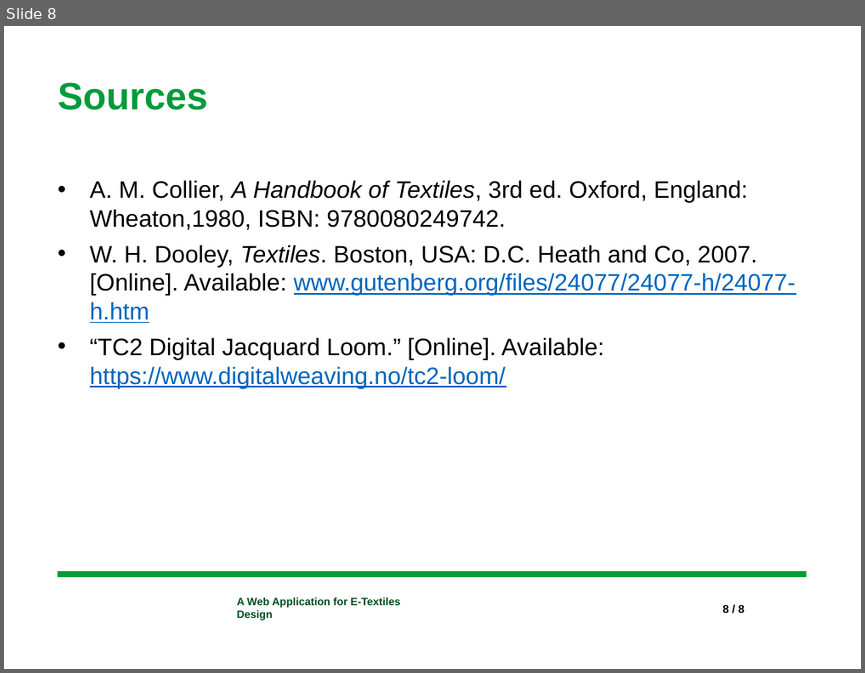
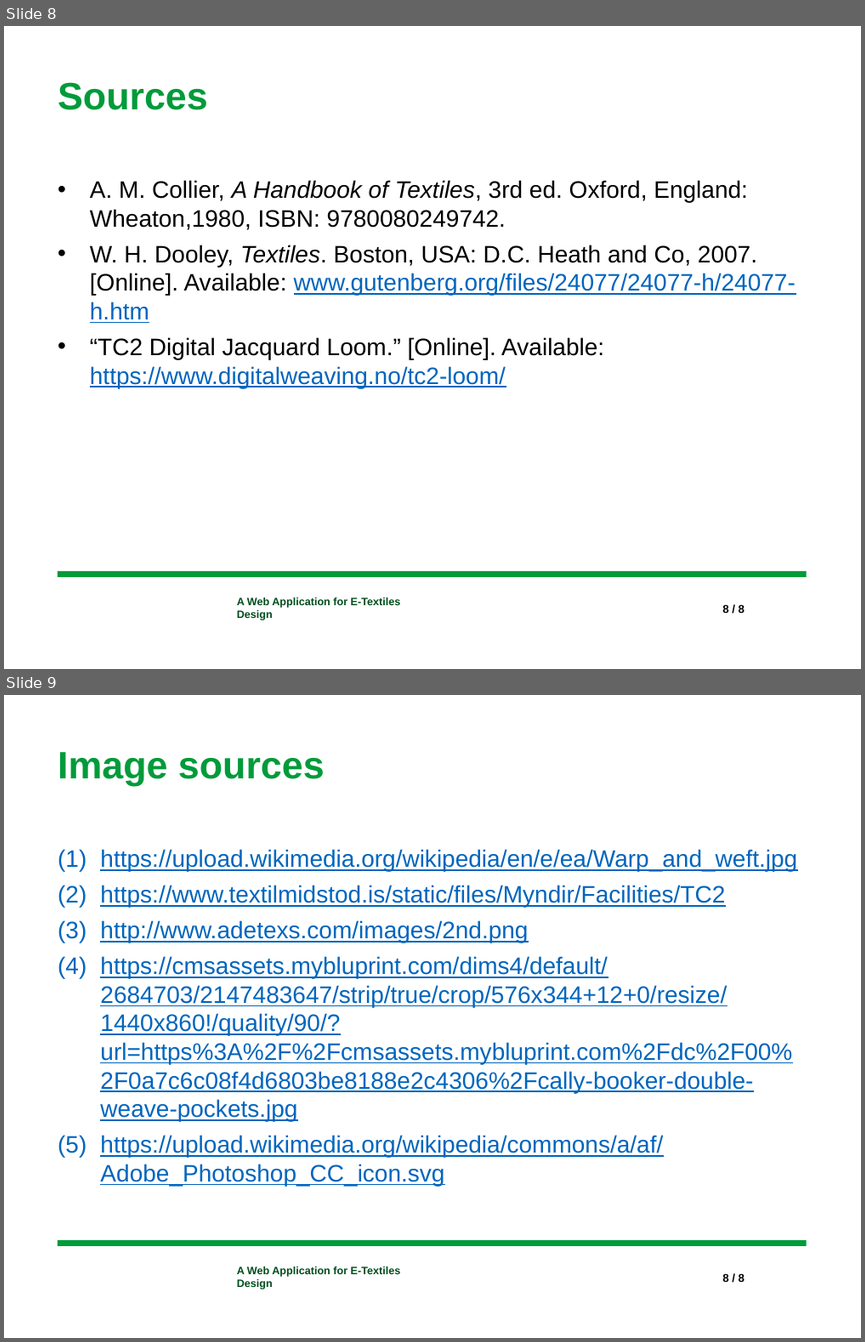
Before and after one commit to ropsutius/Webtool, a slide deck: documents/Bachelors-Slides.pptx. Shown one above the other, each under a label of ours: slide 8 before the commit, slides 8 and 9 after it. The pictures are 865x673 and 865x1342 pixels, drawn with LibreOffice and Linux fonts; fonts in the diff are those of the drawing; background and template pictures are left out. Boxes give left, top, right and bottom in pixels: in the first picture for what was removed or moved away, otherwise in the second. Text is boxed around its words. In the diff, an @@ line names an element or a change of style, - is before the commit and + after.

```diff
--- a/documents/Bachelors-Slides.pptx
+++ b/documents/Bachelors-Slides.pptx
@@ slide 9 added at [4,695,861,1338], background #FFFFFF; not listed: 1 template element that a slide beside it also shows @@
@@ title added at [58,752,324,786], 32 pt, text #009B3A, bold @@
+Image sources
@@ text added at [100,849,797,1185], 20 pt, text #0065BD, underline @@
+(1) https://upload.wikimedia.org/wikipedia/en/e/ea/Warp_and_weft.jpg
+(2) https://www.textilmidstod.is/static/files/Myndir/Facilities/TC2
+(3) http://www.adetexs.com/images/2nd.png
+(4) https://cmsassets.mybluprint.com/dims4/default/2684703/2147483647/strip/true/crop/576x344+12+0/resize/1440x860!/quality/90/?url=https%3A%2F%2Fcmsassets.mybluprint.com%2Fdc%2F00%2F0a7c6c08f4d6803be8188e2c4306%2Fcally-booker-double-weave-pockets.jpg
+(5) https://upload.wikimedia.org/wikipedia/commons/a/af/Adobe_Photoshop_CC_icon.svg
@@ text added at [237,1266,401,1289], 9 pt, text #004E1D, bold @@
+A Web Application for E-Textiles Design
@@ text added at [722,1272,744,1284], 9.5 pt, text #000000, bold @@
+8 / 8
```
Also in this commit, not shown: 3 slides changed, 9 other files.
